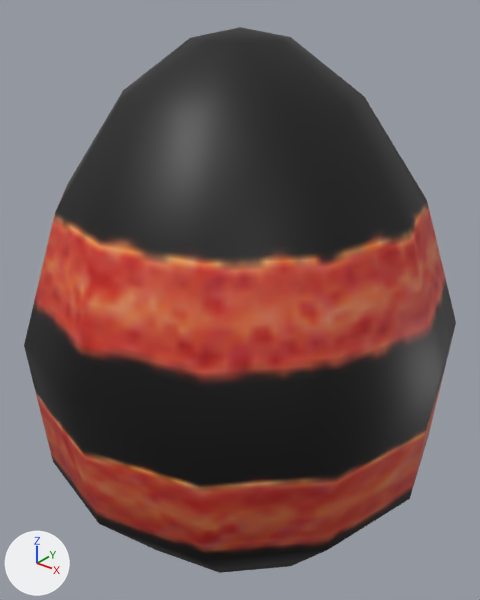
One commit to the glTF model Project/area/stage/2 dino jungle/data/environment/object/model/egg/EggRedStripe.gltf: the scene before it, then after it.
Both versions are drawn from a 50 mm lens placed at (0.712, -0.892, 0.572), pointed at (-0.006, 0.005, 0.016). The axes (+X, +Y, +Z) are drawn at lower left. The lights are the same throughout.

Script lines for the objects in view, before the commit:
```python
mat_egg_ptero = bpy.data.materials.new('Egg Ptero')
mat_egg_ptero.use_nodes = True; mat_egg_ptero.node_tree.nodes.clear()
_N = mat_egg_ptero.node_tree.nodes; _L = mat_egg_ptero.node_tree.links
n0 = _N.new('ShaderNodeBsdfPrincipled'); n0.name = 'Principled BSDF'
n1 = _N.new('ShaderNodeOutputMaterial'); n1.name = 'Material Output'
n2 = _N.new('ShaderNodeMix'); n2.name = 'Mix'
n2.data_type = 'RGBA'
n2.blend_type = 'MULTIPLY'
n2.inputs[0].default_value = 1.0  # 'Factor'
n3 = _N.new('ShaderNodeVertexColor'); n3.name = 'Color Attribute'
n4 = _N.new('ShaderNodeTexImage'); n4.name = 'Image Texture'
n4.image = img_egg_ptero_detail
n5 = _N.new('ShaderNodeUVMap'); n5.name = 'UV Map'
n5.uv_map = 'UVMap.001'
_L.new(n0.outputs[0], n1.inputs[0])  # 'BSDF' to 'Surface'
_L.new(n2.outputs[2], n0.inputs[0])  # 'Result' to 'Base Color'
_L.new(n3.outputs[0], n2.inputs[7])  # 'Color' to 'B'
_L.new(n4.outputs[0], n2.inputs[6])  # 'Color' to 'A'
_L.new(n5.outputs[0], n4.inputs[0])  # 'UV' to 'Vector'
me_eggredstripemesh = bpy.data.meshes.new('EggRedStripeMesh')
me_eggredstripemesh.from_pydata(...)  # 78 vertices, 152 faces; spans x -0.399..0.399, y -0.399..0.399, z -0.5..0.5
me_eggredstripemesh.materials.append(mat_egg_ptero)
ob_eggredstripemesh = bpy.data.objects.new('EggRedStripeMesh', me_eggredstripemesh)
ob_eggredstripemesh.location = (0.0, 0.0, 0.0)
```
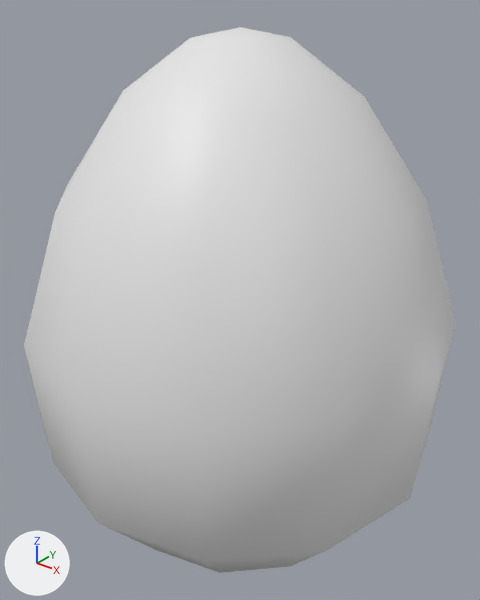
The change, as a diff of the scene's bpy script:
```diff
--- a/Project/area/stage/2 dino jungle/data/environment/object/model/egg/EggRedStripe.gltf.py
+++ b/Project/area/stage/2 dino jungle/data/environment/object/model/egg/EggRedStripe.gltf.py
@@ mat_egg_ptero @@
 n2 = _N.new('ShaderNodeMix'); n2.name = 'Mix'
 n2.inputs[0].default_value = 1.0  # 'Factor'
+n2.inputs[7].default_value = (0.8, 0.8, 0.8, 1.0)  # 'B', white #e7e7e7
 n3 = _N.new('ShaderNodeVertexColor'); n3.name = 'Color Attribute'
-n4 = _N.new('ShaderNodeTexImage'); n4.name = 'Image Texture'
-n4.image = img_egg_ptero_detail
-n5 = _N.new('ShaderNodeUVMap'); n5.name = 'UV Map'
-n5.uv_map = 'UVMap.001'
 _L.new(n0.outputs[0], n1.inputs[0])  # 'BSDF' to 'Surface'
 _L.new(n2.outputs[2], n0.inputs[0])  # 'Result' to 'Base Color'
-_L.new(n3.outputs[0], n2.inputs[7])  # 'Color' to 'B'
-_L.new(n4.outputs[0], n2.inputs[6])  # 'Color' to 'A'
-_L.new(n5.outputs[0], n4.inputs[0])  # 'UV' to 'Vector'
+_L.new(n3.outputs[0], n2.inputs[6])  # 'Color' to 'A'
```

Location of each change, [x1, y1, x2, y2] in pixels of the pictures (480 x 600 px):
'EggRedStripeMesh', surface changed: [24, 27, 456, 573] in both
